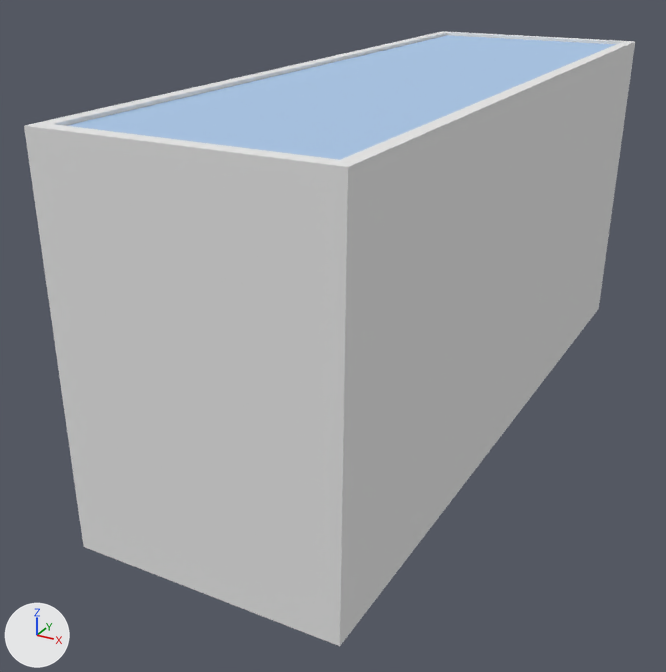
Before and after pictures for a commit that changed the Blender file theroom/excersizes/souvenirbutik/fryser.blend.
One viewpoint serves both versions: a 50 mm lens placed at (1.99, -4.5, 2.67), pointed at (-0.35, -0.24, 0.54). The lights are fixed; the arrows at lower left show +X, +Y and +Z.

The scene before the commit, as lines of its bpy script (objects in view):
```python
me_cube = bpy.data.meshes.new('Cube')
me_cube.from_pydata(...)  # 16 vertices, 14 faces; spans x -1.03..1.03, y -1.0..1.0, z -1.0..1.0
me_cube.materials.append(mat_material)  # white #e7e7e7
me_cube_001 = bpy.data.meshes.new('Cube.001')
me_cube_001.from_pydata(...)  # a box spanning x -1.0..1.0, y -1.0..1.0, z -1.0..1.0
me_cube_001.materials.append(mat_material_001)  # blue #adc8e7
ob_cube = bpy.data.objects.new('Cube', me_cube)
ob_cube.location = (-0.073, 0.143, 1.005)
ob_cube.scale = (0.682, 2.07, 0.977)
ob_glass = bpy.data.objects.new('glass', me_cube_001)
ob_glass.location = (-0.07, 0.14, 1.957)
ob_glass.scale = (0.66, 2.02, 0.00677)
```
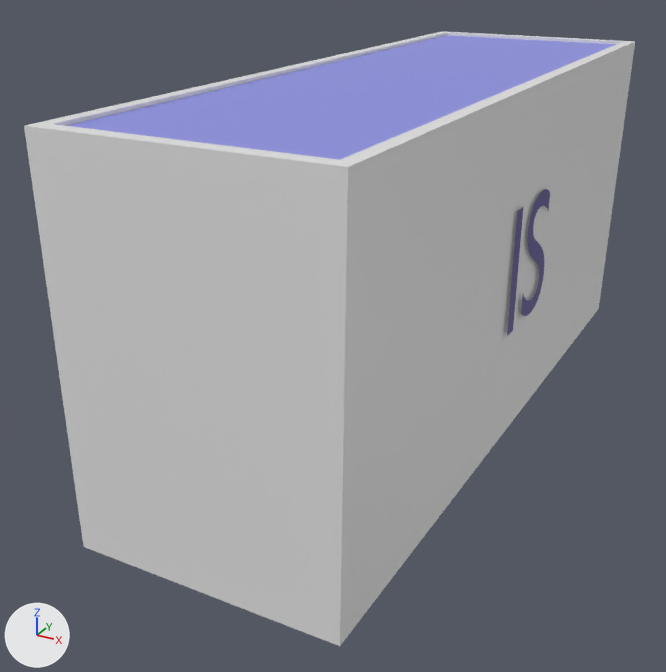
Where the change shows, as pixel boxes [x1, y1, x2, y2] in the pictures (666 x 672 px):
'glass', recoloured: [67, 35, 616, 160] in both
'Text', added (blue): after [507, 189, 550, 336]

The change, as a list of edits to the scene's bpy script:
```text
Add mat_material_004:
    mat_material_004 = principled_material('Material.004')
    mat_material_004.base_color = (0.0648, 0.0467, 0.258)  # blue #483d8b
Change me_cube_001:
    where me_cube_001.from_pydata(...)  # 8 vertices, 6 faces; spans x -1.0..1.0, y -1.0..1.0, z -1.0..1.0
    remove me_cube_001.materials.append(mat_material_001)  # blue #adc8e7
    add me_cube_001.materials.append(mat_material_016)  # blue #9093e7
Add me_cutext_001:
    me_cutext_001.from_pydata(...)  # 126 vertices, 122 faces; spans x -0.278..0.322, y -0.009..0.691, z 0.0
    me_cutext_001.materials.append(mat_material_004)  # blue #483d8b
Add ob_text:
    ob_text = bpy.data.objects.new('Text', me_cutext_001)
    ob_text.location = (0.639, 0.139, 0.707)
    ob_text.rotation_euler = (1.571, 0.0, 1.571)  # degrees (90, 0, 90)
```
